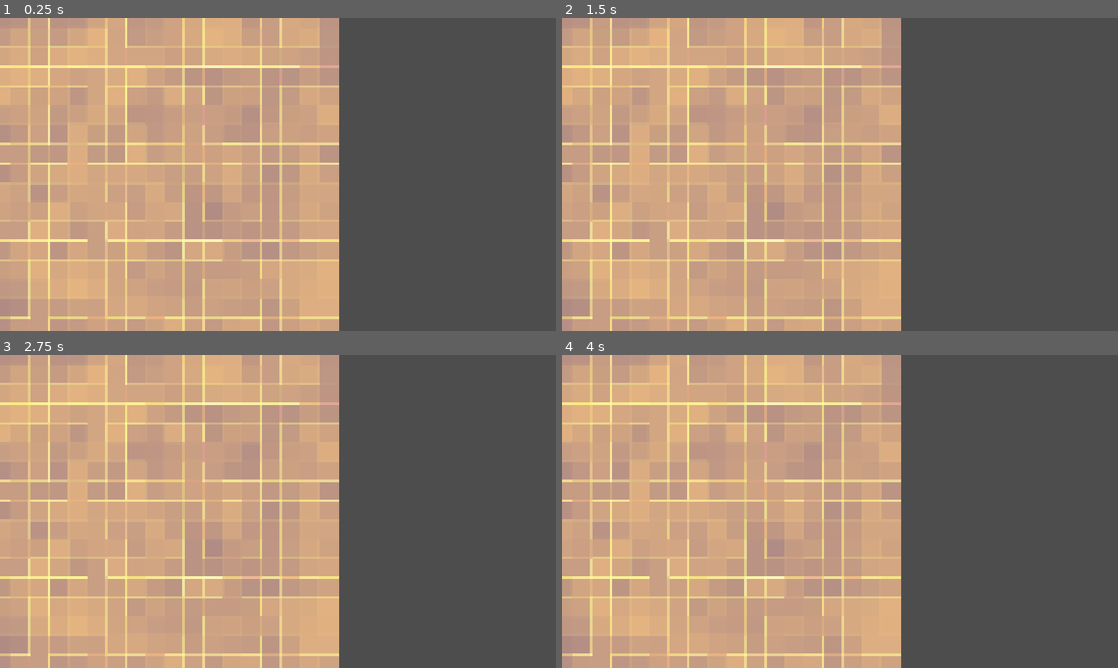
Above: before the commit, frames 1-4 (two rows, left to right).
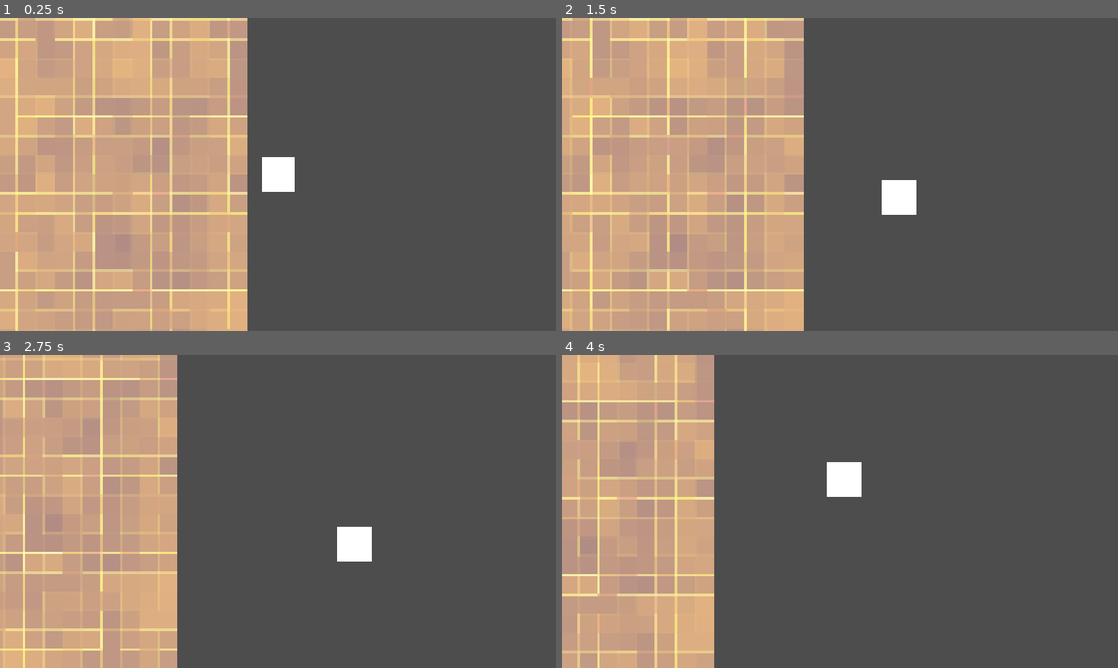
Above: after the commit, the same moments.

Repository: JacksonSprague/GameOff2025
Game: Godot game, scene res://Levels/test_level.tscn
Same seed, same stepped clock (60 frames per second), same inputs: the game is played once before the commit and once after it.
Inputs:
- Up to frame 1 (0.25 s): no input
- Up to frame 2 (1.5 s): tap Enter at 0.5 s; hold Right (Right, bound only after the commit) 0.53-1.28 s; hold Down (Down, bound only after the commit) from 1.28 s (still down)
- Up to frame 3 (2.75 s): release Down (Down, bound only after the commit) at 2.03 s; hold Right (Right, bound only after the commit) from 2.03 s (still down)
- Up to frame 4 (4 s): release Right (Right, bound only after the commit) at 2.78 s; hold Up (Up, bound only after the commit) 2.78-3.53 s; hold Left (Left, bound only after the commit) from 3.53 s (still down)

The runs differ from the first frame. In frame 1, 29% of the frame differs, in the area x 0-61%, y 0-100%; in frame 2, 29%; in frame 3, 39%; in frame 4, 42%.

Commit message:
Base Player

Diff:
--- a/gameoff2025/Levels/test_level.tscn
+++ b/gameoff2025/Levels/test_level.tscn
@@ -1,8 +1,12 @@
-[gd_scene load_steps=2 format=3 uid="uid://cpjock5hd6no2"]
+[gd_scene load_steps=3 format=3 uid="uid://cpjock5hd6no2"]
 
 [ext_resource type="Texture2D" uid="uid://c76je0mugkosf" path="res://Assets/decoration-colorful-glass-mosaic-art-abstract-wall-background.jpg" id="1_ormqy"]
+[ext_resource type="PackedScene" uid="uid://b26v6c8em6fp8" path="res://Player/Player.tscn" id="2_00vsl"]
 
 [node name="Test Level" type="Node2D"]
 
 [node name="Placeholder Sand" type="Sprite2D" parent="."]
 texture = ExtResource("1_ormqy")
+
+[node name="CharacterBody2D" parent="." instance=ExtResource("2_00vsl")]
+position = Vector2(1908, 653)
--- /dev/null
+++ b/gameoff2025/Player/Player.tscn
@@ -0,0 +1,25 @@
+[gd_scene load_steps=4 format=3 uid="uid://b26v6c8em6fp8"]
+
+[ext_resource type="Script" uid="uid://c8y7ets4prsha" path="res://Player/player.gd" id="1_3qydi"]
+
+[sub_resource type="RectangleShape2D" id="RectangleShape2D_l2ndj"]
+size = Vector2(180, 180)
+
+[sub_resource type="CanvasTexture" id="CanvasTexture_l2ndj"]
+
+[node name="CharacterBody2D" type="CharacterBody2D"]
+script = ExtResource("1_3qydi")
+
+[node name="AnimatedSprite2D" type="AnimatedSprite2D" parent="."]
+
+[node name="CollisionShape2D" type="CollisionShape2D" parent="."]
+shape = SubResource("RectangleShape2D_l2ndj")
+
+[node name="Sprite2D" type="Sprite2D" parent="."]
+scale = Vector2(180, 180)
+texture = SubResource("CanvasTexture_l2ndj")
+
+[node name="Camera2D" type="Camera2D" parent="."]
+position_smoothing_enabled = true
+drag_horizontal_enabled = true
+drag_vertical_enabled = true
--- /dev/null
+++ b/gameoff2025/Player/player.gd
@@ -0,0 +1,18 @@
+extends CharacterBody2D
+
+
+var MAX_SPEED = 600.0
+var CUR_SPEED = 0
+var ACCEL = 1500
+var direction : Vector2 = Vector2(0,0)
+
+func _physics_process(delta: float) -> void:
+	direction = Vector2(Input.get_axis("Left","Right"), Input.get_axis("Up","Down"))
+	if direction:
+		CUR_SPEED=move_toward(CUR_SPEED,MAX_SPEED,ACCEL*delta)
+	else:
+		CUR_SPEED=0
+	print(CUR_SPEED)
+	velocity=direction*CUR_SPEED
+
+	move_and_slide()
--- a/gameoff2025/project.godot
+++ b/gameoff2025/project.godot
@@ -21,3 +21,26 @@
 window/size/viewport_height=1620
 window/size/mode=2
 window/stretch/mode="canvas_items"
+
+[input]
+
+Left={
+"deadzone": 0.2,
+"events": [Object(InputEventKey,"resource_local_to_scene":false,"resource_name":"","device":-1,"window_id":0,"alt_pressed":false,"shift_pressed":false,"ctrl_pressed":false,"meta_pressed":false,"pressed":false,"keycode":0,"physical_keycode":4194319,"key_label":0,"unicode":0,"location":0,"echo":false,"script":null)
+]
+}
+Right={
+"deadzone": 0.2,
+"events": [Object(InputEventKey,"resource_local_to_scene":false,"resource_name":"","device":-1,"window_id":0,"alt_pressed":false,"shift_pressed":false,"ctrl_pressed":false,"meta_pressed":false,"pressed":false,"keycode":0,"physical_keycode":4194321,"key_label":0,"unicode":0,"location":0,"echo":false,"script":null)
+]
+}
+Up={
+"deadzone": 0.2,
+"events": [Object(InputEventKey,"resource_local_to_scene":false,"resource_name":"","device":-1,"window_id":0,"alt_pressed":false,"shift_pressed":false,"ctrl_pressed":false,"meta_pressed":false,"pressed":false,"keycode":0,"physical_keycode":4194320,"key_label":0,"unicode":0,"location":0,"echo":false,"script":null)
+]
+}
+Down={
+"deadzone": 0.2,
+"events": [Object(InputEventKey,"resource_local_to_scene":false,"resource_name":"","device":-1,"window_id":0,"alt_pressed":false,"shift_pressed":false,"ctrl_pressed":false,"meta_pressed":false,"pressed":false,"keycode":0,"physical_keycode":4194322,"key_label":0,"unicode":0,"location":0,"echo":false,"script":null)
+]
+}
Not shown, added: gameoff2025/Player/player.gd.uid
